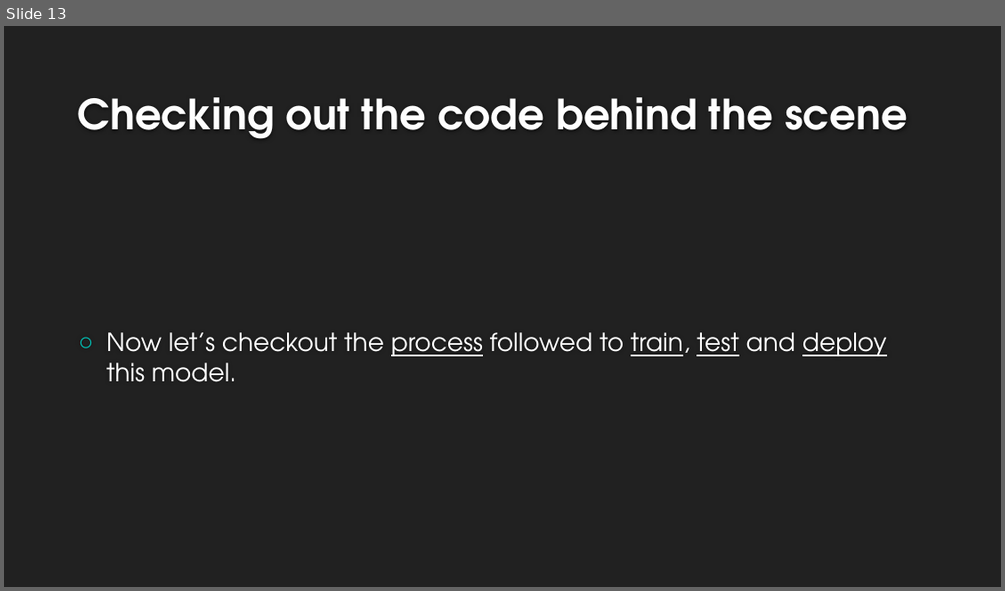
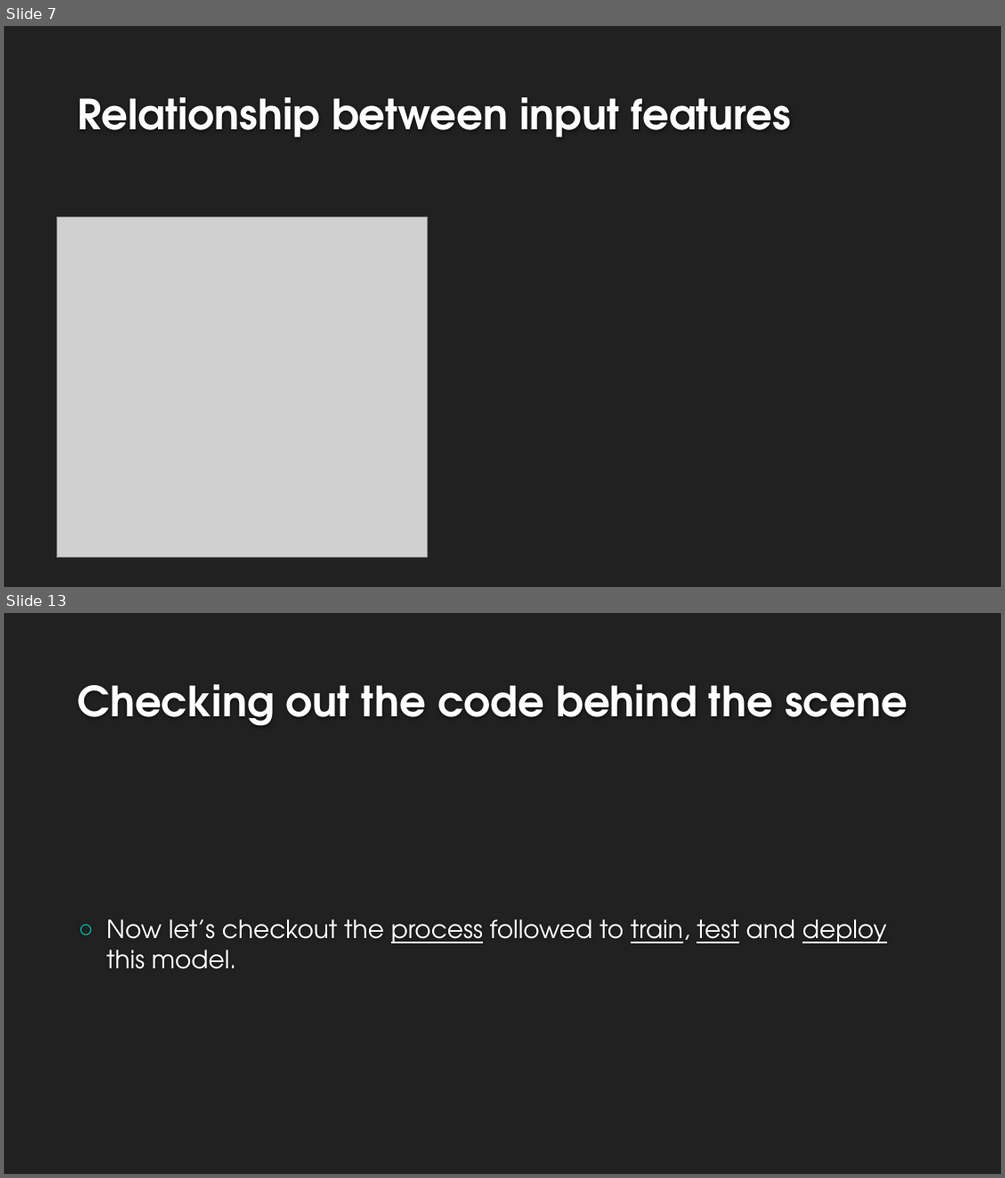
Before and after one commit to Sarvesh-Kesharwani/Spam_Classifier, a slide deck: ppt/Spam Classifier.pptx. Shown one above the other, each under a label of ours: slide 13 before the commit, slides 7 and 13 after it; the slides between them are not shown. The pictures are 1005x591 and 1005x1178 pixels, drawn with LibreOffice and Linux fonts; fonts in the diff are those of the drawing; grey boxes stand for pictures; background and template pictures are left out. Boxes give left, top, right and bottom in pixels: in the first picture for what was removed or moved away, otherwise in the second. Text is boxed around its words. In the diff, an @@ line names an element or a change of style, - is before the commit and + after.

```diff
--- a/ppt/Spam Classifier.pptx
+++ b/ppt/Spam Classifier.pptx
@@ slide 7 added at <box>4,26,1001,587</box>, background #212121 @@
@@ title added at <box>78,97,792,137</box>, 40 pt, text #FEFEFE, bold @@
+Relationship between input features
@@ picture added at <box>57,216,427,557</box> @@
```
Also in this commit, not shown: 5 slides changed, 6 other slides added, 9 slides removed, 3 other files.
